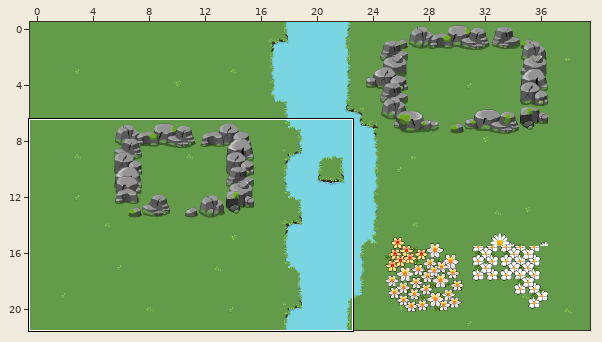
Two versions of a level (Tiled map, maps/level3.tmx). The picture above shows the old version from afar; the outline marks the close-up.
Close-up. The starting point:
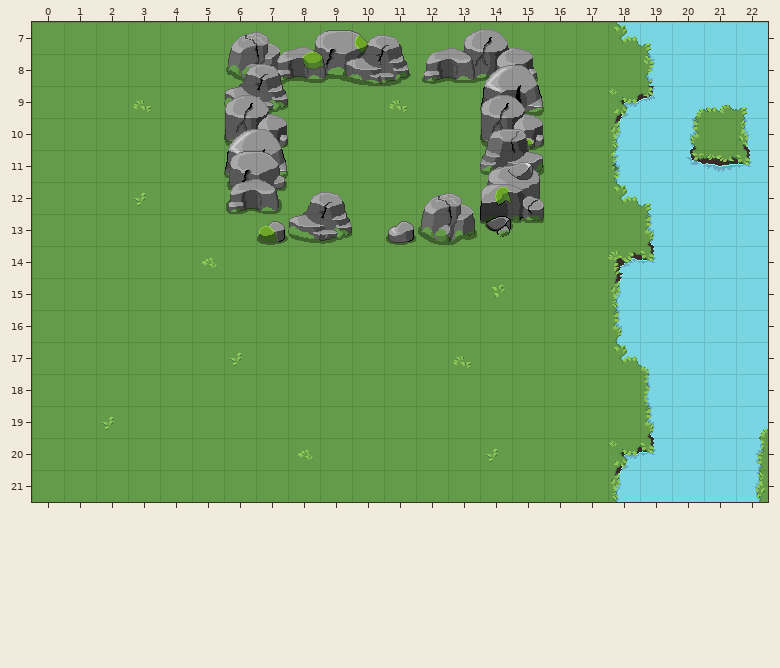
Cells are 32x32 px. Shown: x 0..22, y 7..21. The commit also changed other parts of the map, which this record leaves out. Tiles whose own drawing changed are shown in their newer look in all pictures.
The same view after the edit:
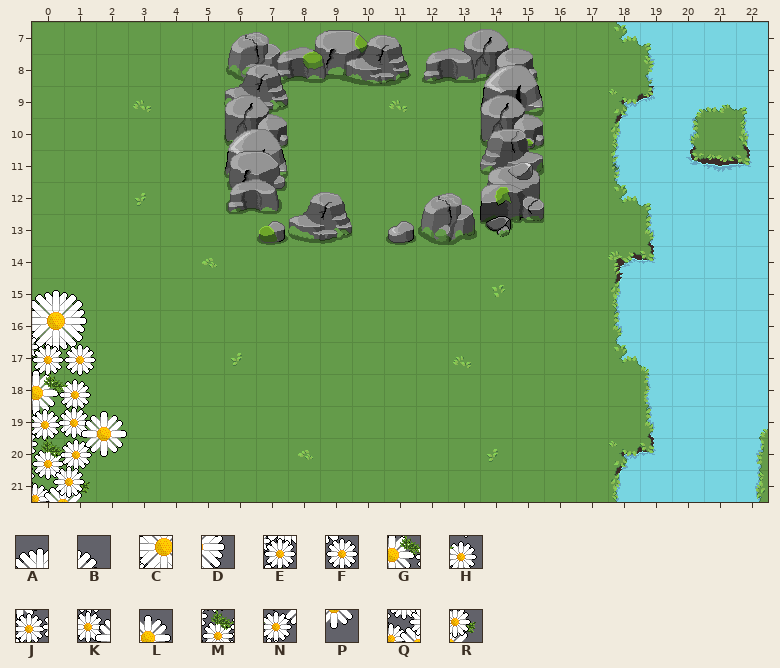
Key: from "[M]flower": A 9, B 10, C 27, D 28, E 45, F 46, G 63, H 64, J 81, K 82, L 83, M 99, N 100, P 101, Q 117, R 118.
_ is an empty cell.
Change:
Layer "over":
Tile A now appears in row 15 at x 0.
Tile B now appears in row 15 at x 1.
Tile C now appears in row 16 at x 0.
Tile D now appears in row 16 at x 1.
Tile E now appears in row 17 at x 0.
Tile F now appears in row 17 at x 1.
Tile G now appears in row 18 at x 0.
Tile H now appears in row 18 at x 1.
Tile J now appears in row 19 at x 0.
Tile K now appears in row 19 at x 1.
Tile L now appears in row 19 at x 2.
Tile M now appears in row 20 at x 0.
Tile N now appears in row 20 at x 1.
Tile P now appears in row 20 at x 2.
Tile Q now appears in row 21 at x 0.
Tile R now appears in row 21 at x 1.
